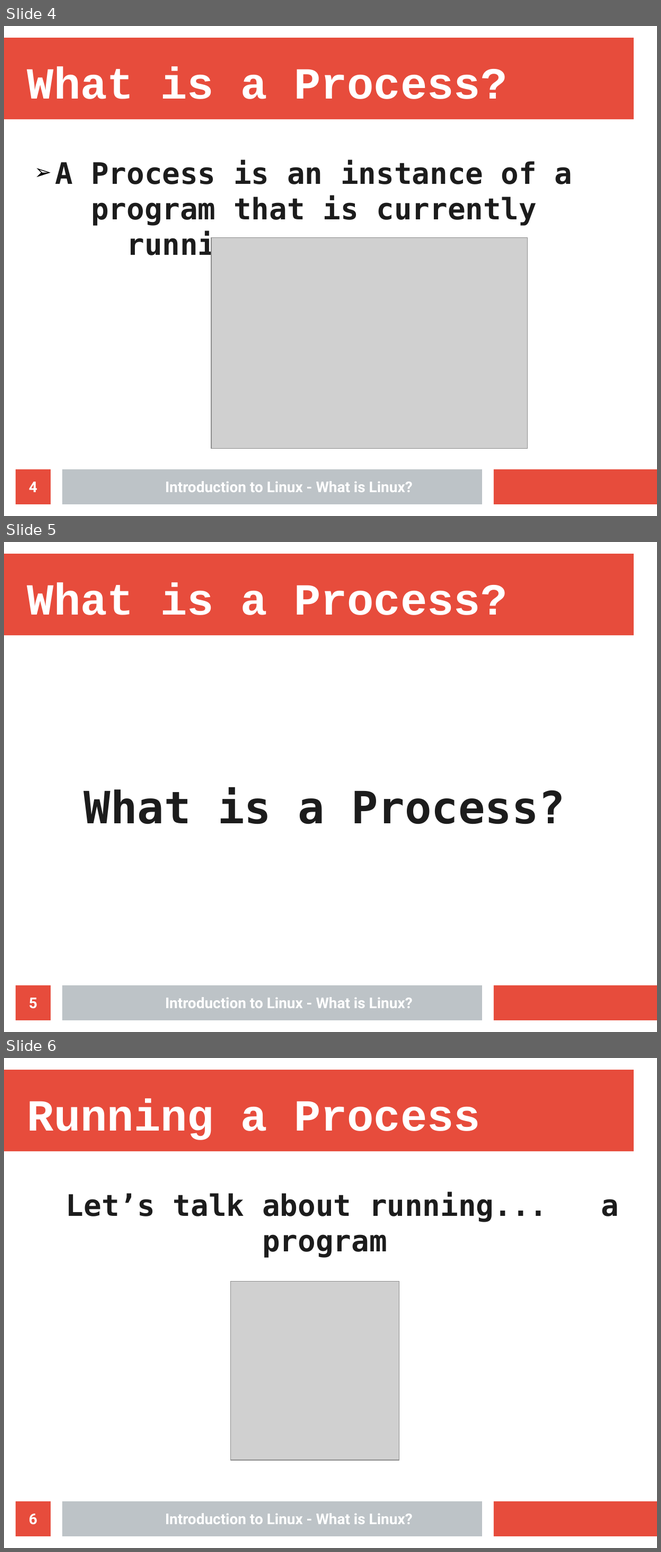
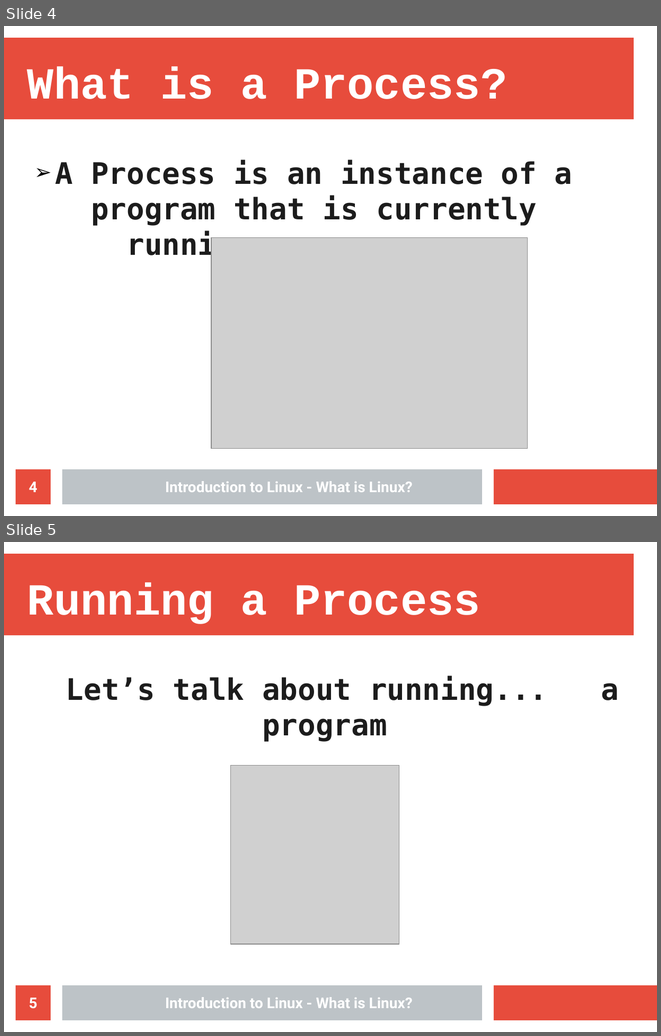
Before and after one commit to Nhlakanipho-Biyela/Intro_To_Linux_Course, a slide deck: Lecture_Slides/Lecture_4/ITL_Lecture_4_Processes.odp. Shown one above the other, each under a label of ours: slides 4, 5 and 6 before the commit, slides 4 and 5 after it. The pictures are 661x1552 and 661x1036 pixels, drawn with LibreOffice and Linux fonts; fonts in the diff are those of the drawing; grey boxes stand for pictures; background and template pictures are left out. Boxes give left, top, right and bottom in pixels: in the first picture for what was removed or moved away, otherwise in the second. Text is boxed around its words. In the diff, an @@ line names an element or a change of style, - is before the commit and + after.

```diff
--- a/Lecture_Slides/Lecture_4/ITL_Lecture_4_Processes.odp
+++ b/Lecture_Slides/Lecture_4/ITL_Lecture_4_Processes.odp
@@ slide 5 removed at [4,542,657,1032], background #FFFFFF; not listed: 3 template elements that a slide beside it also shows @@
@@ title removed at [27,583,507,615] @@
-What is a Process?
@@ text removed at [84,787,565,824] @@
-What is a Process?
@@ page number removed at [16,985,51,1020] @@
-5
@@ text removed at [165,997,413,1008] @@
-Introduction to Linux - What is Linux?
@@ what was slide 6 is now slide 5 @@
@@ page number at [29,998,37,1009]: text changed @@
-6
+5
```
Also in this commit, not shown: 3 slides changed, 5 other slides removed, 1 other file.
